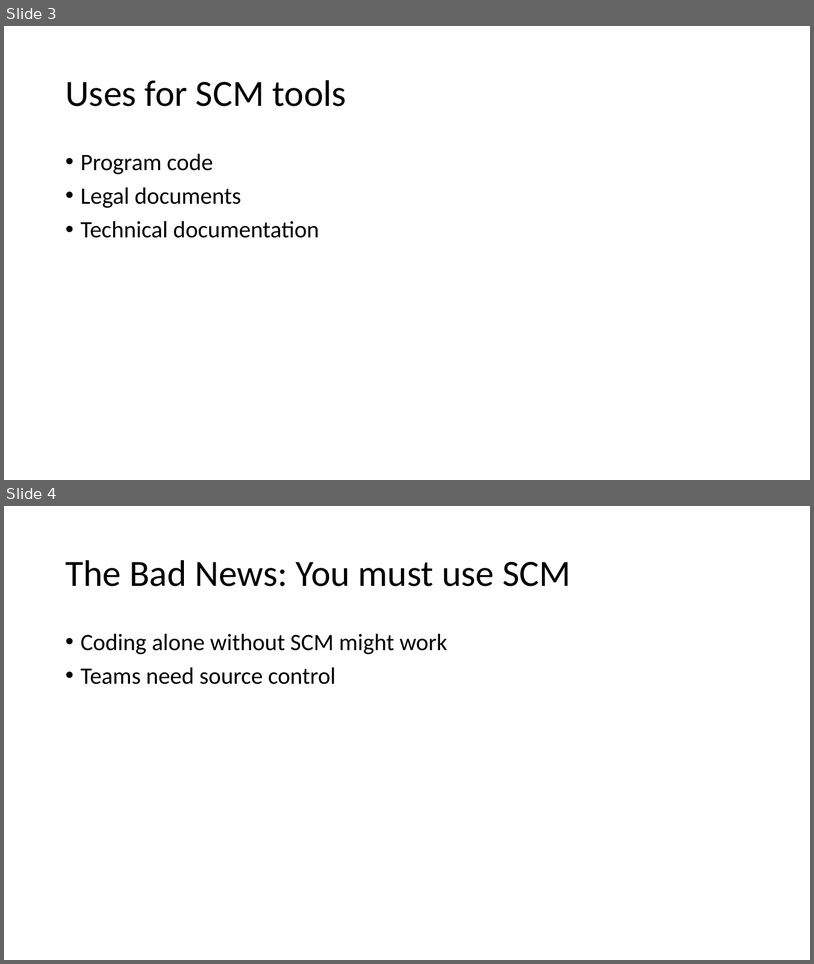
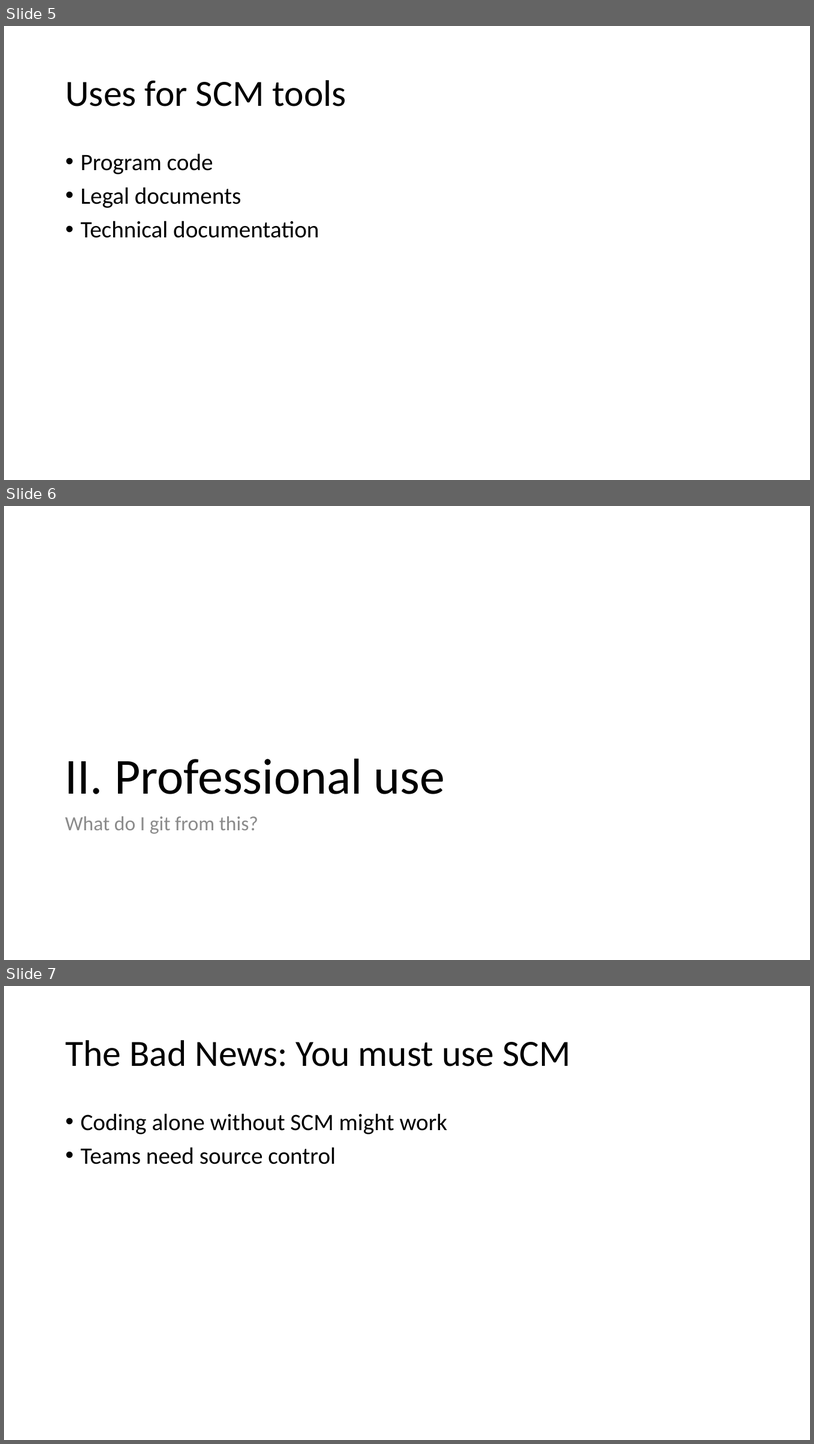
Before and after one commit to vegfetch/talk, a slide deck: cf_version_control_systems.pptx. Shown one above the other, each under a label of ours: slides 3 and 4 before the commit, slides 5, 6 and 7 after it. The pictures are 814x964 and 814x1444 pixels, drawn with LibreOffice and Linux fonts; fonts in the diff are those of the drawing. Boxes give left, top, right and bottom in pixels: in the first picture for what was removed or moved away, otherwise in the second. Text is boxed around its words. In the diff, an @@ line names an element or a change of style, - is before the commit and + after.

```diff
--- a/cf_version_control_systems.pptx
+++ b/cf_version_control_systems.pptx
@@ slide 6 added at [4, 506, 810, 960], background #FFFFFF @@
@@ title added at [65, 758, 446, 794], 60 pt, text #000000 @@
+II. Professional use
@@ text added at [65, 816, 258, 834], 24 pt, text #8C8C8C @@
+What do I git from this?
@@ what was slide 3 is now slide 5 @@
@@ what was slide 4 is now slide 7 @@
```
Also in this commit, not shown: 1 slide changed, 5 other slides added, 2 slides removed, 1 other file.
